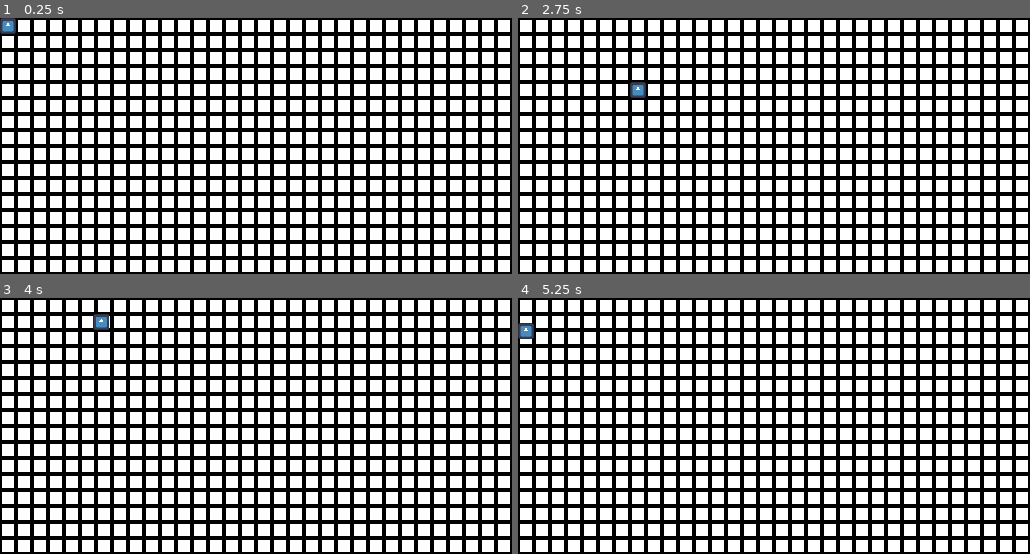
Above: before the commit, frames 1-4 (two rows, left to right).
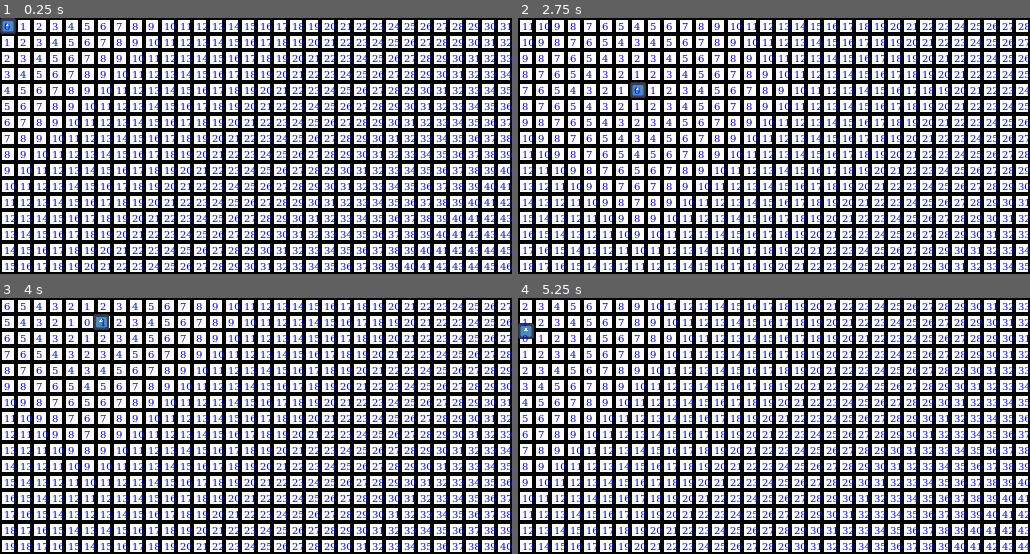
Above: after the commit, the same moments.

Repository: aaron-d-e/flow-fields-pathfinding
Game: Godot game, scene res://terrain.tscn
Two runs of this game, one before a commit and one after it. Both use one fixed random seed, a clock stepped at 60 frames per second and the inputs below. The project has no main scene, so this scene is started directly. The engine's default icon, where the game draws it, is replaced by a stand-in: a white triangle on a blue panel in a dark square.
Inputs:
- Up to frame 1 (0.25 s): no input
- Up to frame 2 (2.75 s): tap Enter at 0.5 s; hold Right (ui_right) 0.53-1.28 s; hold Down (ui_down) 1.28-2.03 s; hold Right (ui_right) from 2.03 s (still down)
- Up to frame 3 (4 s): release Right (ui_right) at 2.78 s; hold Up (ui_up) 2.78-3.53 s; hold Left (ui_left) from 3.53 s (still down)
- Up to frame 4 (5.25 s): release Left (ui_left) at 5.03 s; hold Down (ui_down) from 5.03 s (still down)

The runs differ from the first frame. In frame 1, 17% of the frame differs, in the area x 0-100%, y 1-99%; in frame 2, 15%; in frame 3, 16%; in frame 4, 16%.

Commit message:
cost calculation
bfs correctly updates cost

Diff:
--- a/flow-fields/flow_field_manager.gd
+++ b/flow-fields/flow_field_manager.gd
@@ -1,30 +1,102 @@
 class_name FlowFieldManager extends Node2D
 
-@export var field_size: Vector2 # how many cells the grid is made of
-@export var cell_size: Vector2 # how big each cell is
+@export var field_size: Vector2i # how many cells the grid is made of
+@export var cell_size: Vector2i # how big each cell is
+@export var target: CharacterBody2D
 
-var directions: Dictionary[String, Vector2] = {
-	"UP": Vector2.UP,
-	"DOWN": Vector2.DOWN,
-	"LEFT": Vector2.LEFT,
-	"RIGHT": Vector2.RIGHT,
-}
+# debug print stuff
+@export var debug_font: FontFile
+@export var debug_font_size: int = 12
 
-var cell_array: Array[Vector2] # array of every cell as a vector2
-var field_directions: Dictionary[Vector2, Vector2] = {} # directions of each cell in grid
-var field_costs: Dictionary[Vector2, int] = {} # cost of every cell in grid
+var last_target_position: Vector2i
 
+var directions: Array[Vector2i] = [
+	Vector2i.UP,
+	Vector2i.DOWN,
+	Vector2i.LEFT,
+	Vector2i.RIGHT
+]
+
+var cell_array: Array[Vector2i] = []# array of every cell as a vector2
+var field_directions: Dictionary[Vector2i, Vector2i] = {} # directions of each cell in grid
+var field_costs: Dictionary[Vector2i, int] = {} # cost of every cell in grid
+
+var cost_queue: Array[Vector2i] = []
 
 const MAX_COST: int = 999999
 
 
 func _ready() -> void:
-	for x in field_size.x:
-		for y in field_size.y:
-			var loc_x := x * cell_size.x + (cell_size.x / 2.0)
-			var loc_y := y * cell_size.y + (cell_size.y / 2.0)
-			cell_array.append(Vector2(loc_x, loc_y))
+	for x in range(field_size.x):
+		for y in range(field_size.y):
+			cell_array.append(Vector2i(x, y))
 
 	for vec in cell_array: # set all cell costs to max cost, cell directions to zeros
 		field_costs[vec] = MAX_COST
-		field_directions[vec] = Vector2.ZERO
+		field_directions[vec] = Vector2i.ZERO
+
+	generate_flow_field()
+
+func cell_to_world(cell: Vector2i) -> Vector2:
+	return Vector2(
+		cell.x * cell_size.x + cell_size.x * 0.5,
+		cell.y * cell_size.y + cell_size.y * 0.5
+	)
+
+func _physics_process(_delta: float) -> void:
+	if last_target_position != get_target_cell():
+		generate_flow_field() # if target moves update field again
+		queue_redraw()
+
+func _draw() -> void:
+	for cell in cell_array:
+		var cost := field_costs[cell]
+		if cost != MAX_COST:
+			var world_pos := cell_to_world(cell)
+			draw_string(debug_font, world_pos + Vector2(-4, 4), str(cost), HORIZONTAL_ALIGNMENT_CENTER, -1, debug_font_size, Color.BLUE)
+
+
+func generate_flow_field() -> void:
+	cost_queue.clear() # need to this call every frame
+	for cell in cell_array:
+		field_costs[cell] = MAX_COST
+
+	var target_cell := get_target_cell()
+	last_target_position = target_cell
+	cost_queue.append(target_cell)
+	field_costs[target_cell] = 0 # target to itself will always be zero
+
+	# var seen: Array[Vector2i] = []
+
+	while not cost_queue.is_empty():
+		var current_node: Vector2i = cost_queue.pop_front()
+		var current_cost := field_costs[current_node]
+		# seen.append(current_node)
+
+		var neighbors: Array[Vector2i] = get_neighbors(current_node) # checks for bounds in function, neighbors should be valid
+		for node in neighbors:
+			var new_cost := current_cost + 1
+			if new_cost < field_costs[node]:
+				field_costs[node] = new_cost
+				cost_queue.append(node) # add unseen neighbors to the frontier
+
+	print(field_costs)
+
+func get_target_cell() -> Vector2i:
+	return Vector2i(
+		floor(target.global_position.x / cell_size.x),
+		floor(target.global_position.y / cell_size.y)
+	)
+
+func get_neighbors(node: Vector2i) -> Array[Vector2i]:
+	var ret_arr: Array[Vector2i] = []
+	for dir in directions:
+		var next := dir + node
+		if is_in_bounds(next):
+			ret_arr.append(next)
+	return ret_arr
+
+func is_in_bounds(cell: Vector2i) -> bool:
+	return cell.x >= 0 and cell.y >= 0 \
+		and cell.x < field_size.x \
+		and cell.y < field_size.y
--- a/flow-fields/terrain.tscn
+++ b/flow-fields/terrain.tscn
@@ -1,8 +1,9 @@
-[gd_scene load_steps=7 format=4 uid="uid://cd76kuam5almt"]
+[gd_scene load_steps=9 format=4 uid="uid://cd76kuam5almt"]
 
 [ext_resource type="Texture2D" uid="uid://1ygtwh2fnap4" path="res://Terrain/Tileset/Tilemap_color1.png" id="1_206su"]
 [ext_resource type="PackedScene" uid="uid://ipfpht1txr7b" path="res://movement_test.tscn" id="2_0u6kl"]
 [ext_resource type="Texture2D" uid="uid://drgyxj5nyh6hp" path="res://tile.png" id="2_avahw"]
+[ext_resource type="PackedScene" uid="uid://dcosrldgnxd8u" path="res://flow_field_manager.tscn" id="4_n7k1k"]
 
 [sub_resource type="TileSetAtlasSource" id="TileSetAtlasSource_0u6kl"]
 texture = ExtResource("1_206su")
@@ -708,6 +709,13 @@
 sources/0 = SubResource("TileSetAtlasSource_0u6kl")
 sources/1 = SubResource("TileSetAtlasSource_n7k1k")
 
+[sub_resource type="FontFile" id="FontFile_n7k1k"]
+cache/0/16/0/ascent = 0.0
+cache/0/16/0/descent = 0.0
+cache/0/16/0/underline_position = 0.0
+cache/0/16/0/underline_thickness = 0.0
+cache/0/16/0/scale = 1.0
+
 [node name="Node2D" type="Node2D"]
 
 [node name="TileMapLayer" type="TileMapLayer" parent="."]
@@ -716,3 +724,10 @@
 
 [node name="CharacterBody2D" parent="." instance=ExtResource("2_0u6kl")]
 position = Vector2(8, 8)
+
+[node name="FlowFieldManager" parent="." node_paths=PackedStringArray("target") instance=ExtResource("4_n7k1k")]
+field_size = Vector2i(32, 16)
+cell_size = Vector2i(16, 16)
+target = NodePath("../CharacterBody2D")
+debug_font = SubResource("FontFile_n7k1k")
+debug_font_size = 10
